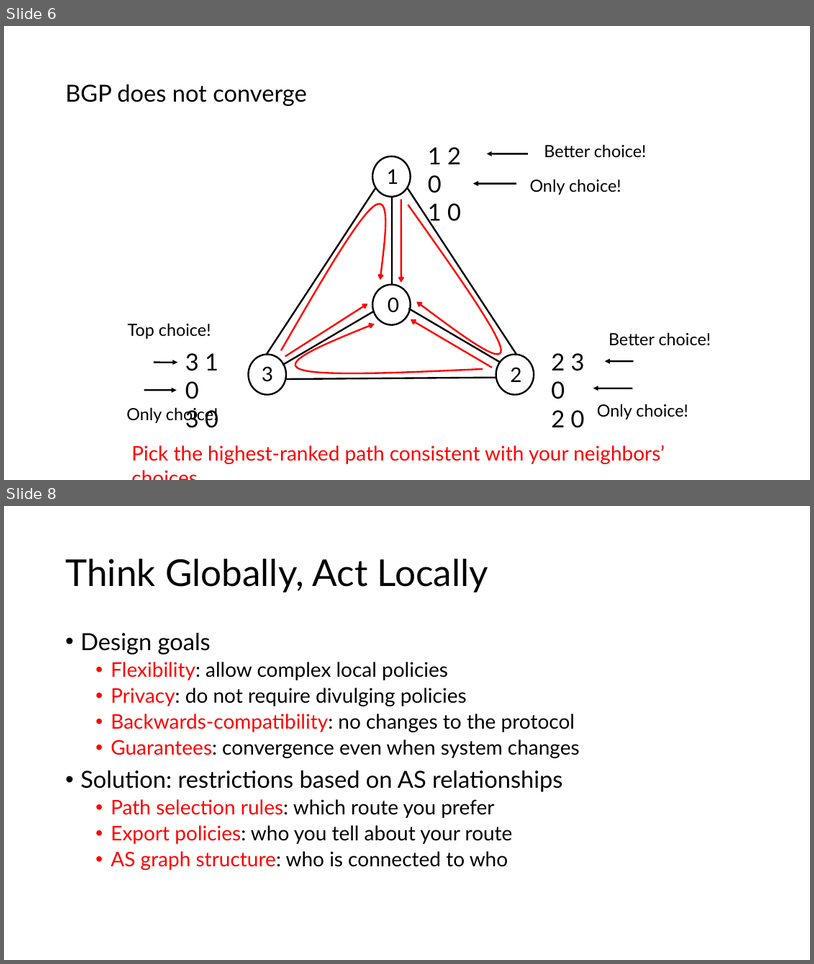
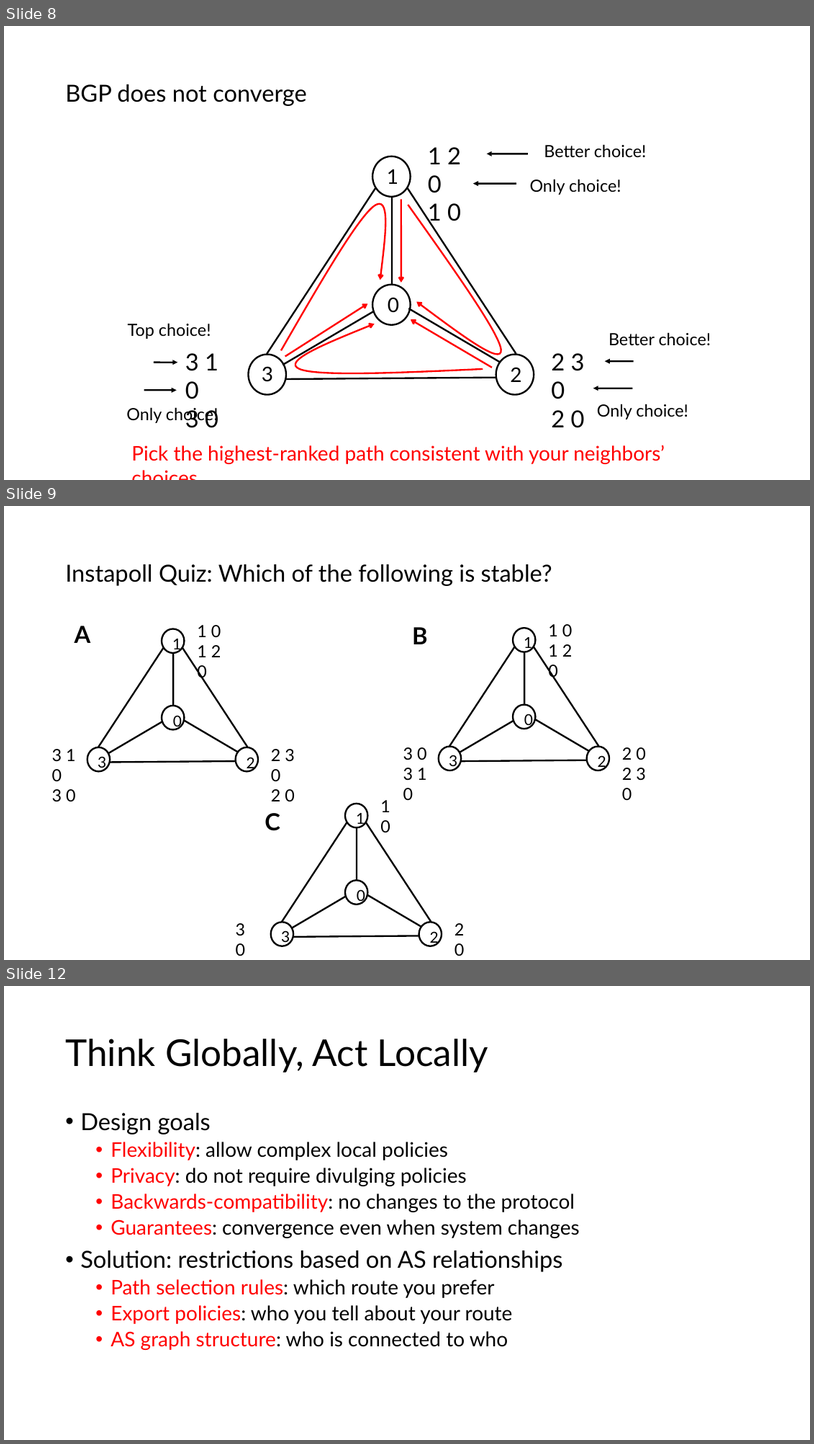
Before and after one commit to venkatarun95/mit_page, a slide deck: f25/assets/slides/lec7-bgp-advanced.pptx. Shown one above the other, each under a label of ours: slides 6 and 8 before the commit, slides 8, 9 and 12 after it; the slides between them are not shown. The pictures are 814x964 and 814x1444 pixels, drawn with LibreOffice and Linux fonts; fonts in the diff are those of the drawing. Boxes give left, top, right and bottom in pixels: in the first picture for what was removed or moved away, otherwise in the second. Text is boxed around its words. In the diff, an @@ line names an element or a change of style, - is before the commit and + after.

```diff
--- a/f25/assets/slides/lec7-bgp-advanced.pptx
+++ b/f25/assets/slides/lec7-bgp-advanced.pptx
@@ slide 9 added at (4,506,810,960), background #FFFFFF @@
@@ title added at (65,564,553,586), 28 pt, text #000000 @@
+Instapoll Quiz: Which of the following is stable?
@@ text added at (75,626,91,643), 28 pt, text #000000, bold @@
+A
@@ text added at (412,627,427,644), 28 pt, text #000000, bold @@
+B
@@ group added at (52,625,295,802): 7 texts, 6 lines, 4 ellipses @@
+0
+1
+2
+3
+1 0
+1 2 0
+2 3 0
+2 0
+3 1 0
+3 0
@@ group added at (404,624,646,800): 7 texts, 6 lines, 4 ellipses @@
+0
+1
+2
+3
+1 0
+1 2 0
+2 0
+2 3 0
+3 0
+3 1 0
@@ text added at (265,813,280,831), 28 pt, text #000000, bold @@
+C
@@ group added at (236,788,465,955): 7 texts, 6 lines, 4 ellipses @@
+0
+1
+2
+3
+1 0
+2 0
+3 0
@@ what was slide 6 is now slide 8 @@
@@ what was slide 8 is now slide 12 @@
```
Also in this commit, not shown: 4 slides changed, 3 other slides added.
